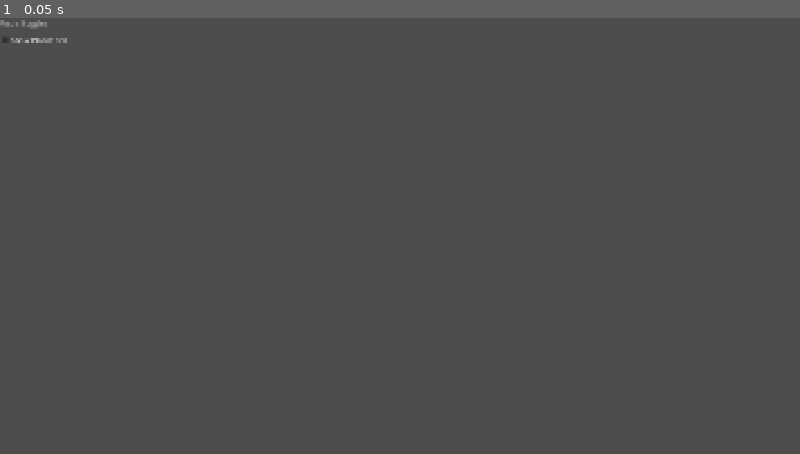
Above: before the commit, frame 1.
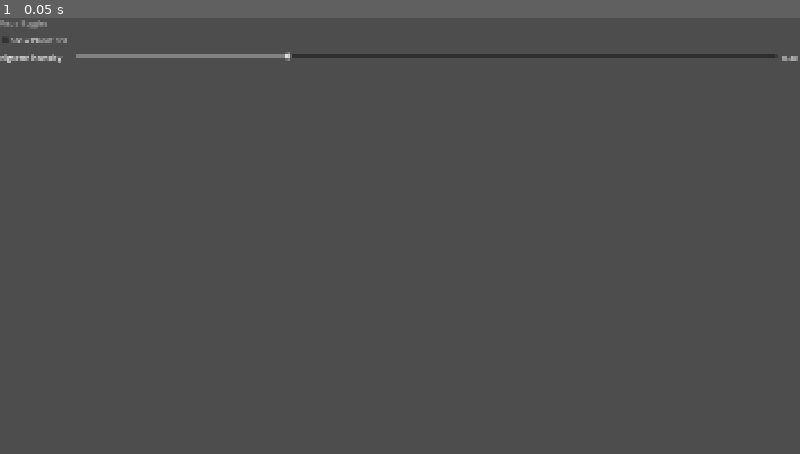
Above: after the commit, the same moment.

Repository: swan-eternal/astrorescue
Game: Godot game, scene res://scenes/visual_tab.tscn
Two runs of this game, one before a commit and one after it. Both use one fixed random seed, a clock stepped at 60 frames per second and the inputs below. This scene is started directly instead of the project's main scene.
Inputs:
- Up to frame 1 (0.05 s): no input

The runs differ from the first frame. In frame 1, 0.9% of the frame differs, in the area x 0-100%, y 7-11%.

Commit message:
feat(visual): post-processing pipeline + vignette
Adds a screen-space post-processing layer (CanvasLayer + full-rect
ColorRect with a ShaderMaterial) that runs every pixel of the
rendered scene through a fragment shader. Currently applies a
vignette effect (darkens corners based on distance from screen
center); future effects (bloom, scanlines, etc.) will live in the
same shader file.

Pipeline (scripts/post_processing_layer.gd + scenes/post_processing_layer.tscn):
- New CanvasLayer at layer 50, instanced into scenes/level.tscn
  and scenes/main_menu.tscn (above gameplay at layer 0, below
  pause menu at layer 100).
- Per-frame poll of VisualSettings, cached + only pushes to the
  shader uniform when the value changes (avoids the cheap-but-
  unnecessary set_shader_parameter call on every frame).
- mouse_filter = 2 (IGNORE) on the ColorRect so the layer does
  not eat clicks meant for gameplay.

Vignette:
- shader: smoothstep-based corner darkening, vignette_intensity
  uniform in [0, 1] driving the strength.
- VisualSettings autoload: DEFAULT_VIGNETTE_INTENSITY = 0.3,
  _vignette_intensity state + get/set accessors, persistence
  (mirrors the show_soi pattern).
- VisualTab: HSlider row with numeric readout, value_changed
  snaps to step (0.01) and pushes to VisualSettings.

Housekeeping:
- Track scripts/physics_constants.gd.uid (every other scripts/
  .gd has its .uid tracked; this one was the gap, generated
  when Godot opened the project after the centralization refactor
  in 604d139).

Verified: Phase 1 (passthrough, no visual change) shipped clean,
Phase 2 (vignette with slider) confirmed working in-editor before
this commit.

Diff:
--- a/scenes/level.tscn
+++ b/scenes/level.tscn
@@ -8,6 +8,7 @@
 [ext_resource type="Script" path="res://scripts/pause_menu.gd" id="6_pause"]
 [ext_resource type="Script" path="res://scripts/soi_indicator.gd" id="7_soi"]
 [ext_resource type="Script" path="res://scripts/home_planet_indicator.gd" id="8_home"]
+[ext_resource type="PackedScene" path="res://scenes/post_processing_layer.tscn" id="9_postproc"]
 
 [node name="level" type="Node2D"]
 
@@ -37,3 +38,5 @@
 
 [node name="PauseMenu" type="CanvasLayer" parent="."]
 script = ExtResource("6_pause")
+
+[node name="PostProcessingLayer" parent="." instance=ExtResource("9_postproc")]
--- a/scenes/main_menu.tscn
+++ b/scenes/main_menu.tscn
@@ -4,6 +4,7 @@
 [ext_resource type="Texture2D" uid="uid://c52sbnxytf3p2" path="res://assets/images/astrorescue-logo.png" id="2_logo"]
 [ext_resource type="Texture2D" uid="uid://c87k8t1kr672j" path="res://assets/images/instructionPage1.png" id="3_page1"]
 [ext_resource type="Script" path="res://scripts/menu_background.gd" id="4_bg"]
+[ext_resource type="PackedScene" path="res://scenes/post_processing_layer.tscn" id="5_postproc"]
 
 [node name="MainMenu" type="Control"]
 layout_mode = 3
@@ -113,6 +114,8 @@
 grow_horizontal = 2
 grow_vertical = 2
 
+[node name="PostProcessingLayer" parent="." instance=ExtResource("5_postproc")]
+
 [node name="VBoxContainer" type="VBoxContainer" parent="HowToPlayPanel"]
 layout_mode = 1
 anchors_preset = 8
--- /dev/null
+++ b/scenes/post_processing_layer.tscn
@@ -0,0 +1,20 @@
+[gd_scene load_steps=4 format=3]
+
+[ext_resource type="Shader" path="res://shaders/post_processing.gdshader" id="1_shader"]
+[ext_resource type="Script" path="res://scripts/post_processing_layer.gd" id="2_script"]
+
+[sub_resource type="ShaderMaterial" id="ShaderMaterial_post"]
+shader = ExtResource("1_shader")
+
+[node name="PostProcessingLayer" type="CanvasLayer"]
+layer = 50
+script = ExtResource("2_script")
+
+[node name="ColorRect" type="ColorRect" parent="."]
+material = SubResource("ShaderMaterial_post")
+anchors_preset = 15
+anchor_right = 1.0
+anchor_bottom = 1.0
+grow_horizontal = 2
+grow_vertical = 2
+mouse_filter = 2
--- /dev/null
+++ b/scripts/post_processing_layer.gd
@@ -0,0 +1,38 @@
+extends CanvasLayer
+##
+## Post-processing layer: applies screen-space shader effects to
+## the rendered scene below. Polls VisualSettings each frame and
+## pushes values to the ShaderMaterial's uniforms (cached: only
+## pushes when the value changes).
+##
+## Per-frame-poll pattern matches scripts/soi_indicator.gd —
+## avoids signal wiring and the value-sync bugs that come with it.
+## If the uniform list grows large (Phase 3+ adds more effects),
+## swap to a signal-based push from VisualSettings to avoid polling
+## N values every frame.
+##
+
+# Cached reference to the ColorRect that holds the ShaderMaterial.
+# Resolved in _ready so $ColorRect is safe to access (the scene
+# tree must be fully built before any child lookups).
+@onready var _color_rect: ColorRect = $ColorRect
+
+# Cache the last value pushed to the shader uniform. Avoids the
+# (cheap-but-unnecessary) set_shader_parameter call when the
+# persisted value hasn't changed since last frame. Sentinel value
+# -1.0 guarantees the first frame always pushes (real values are
+# in [0.0, 1.0]).
+var _last_vignette_intensity: float = -1.0
+
+
+func _process(_delta: float) -> void:
+	if not _color_rect.material is ShaderMaterial:
+		# Defensive: if the ShaderMaterial is ever removed from the
+		# ColorRect (e.g., during editor fiddling), there's no work
+		# to do. The shader IS the point of this node.
+		return
+	var mat: ShaderMaterial = _color_rect.material
+	var vignette_intensity: float = VisualSettings.get_vignette_intensity()
+	if vignette_intensity != _last_vignette_intensity:
+		mat.set_shader_parameter("vignette_intensity", vignette_intensity)
+		_last_vignette_intensity = vignette_intensity
--- a/scripts/visual_settings.gd
+++ b/scripts/visual_settings.gd
@@ -29,10 +29,18 @@
 # via Settings → Visual when they want it.
 const DEFAULT_SHOW_SOI: bool = false
 
+# Default for `vignette_intensity` — how much the post-processing
+# shader darkens the screen corners. 0 = no effect (passthrough),
+# 1 = strong vignette (corners near black). 0.3 = subtle: visible
+# without being in-your-face. Driven by the VisualTab slider in
+# Settings → Visual, which persists the value via set_vignette_intensity.
+const DEFAULT_VIGNETTE_INTENSITY: float = 0.3
+
 
 # Internal state. Adding a new visual toggle = add a field here + a
 # `get_*` / `set_*` accessor pair below.
 var _show_soi: bool = DEFAULT_SHOW_SOI
+var _vignette_intensity: float = DEFAULT_VIGNETTE_INTENSITY
 
 
 ## Load persisted settings (if any). Missing file = defaults.
@@ -55,6 +63,24 @@
 	_save_to_disk()
 
 
+## Public API: get the current `vignette_intensity` value.
+## Read by scripts/post_processing_layer.gd (which pushes it into
+## the shader uniform each frame the value changes) and by
+## scripts/visual_tab.gd (which renders the slider position).
+func get_vignette_intensity() -> float:
+	return _vignette_intensity
+
+
+## Public API: set `vignette_intensity`, persist immediately. Clamped
+## to [0.0, 1.0] defensively — out-of-range values from a buggy
+## caller could produce ugly shader artifacts. Same per-frame-poll
+## consumption pattern as `show_soi` — the shader script reads this
+## next frame, no signal wiring needed.
+func set_vignette_intensity(value: float) -> void:
+	_vignette_intensity = clampf(value, 0.0, 1.0)
+	_save_to_disk()
+
+
 # --- internals ---
 
 
@@ -68,11 +94,14 @@
 		return
 	if cfg.has_section_key(SECTION, "show_soi"):
 		_show_soi = bool(cfg.get_value(SECTION, "show_soi", DEFAULT_SHOW_SOI))
+	if cfg.has_section_key(SECTION, "vignette_intensity"):
+		_vignette_intensity = float(cfg.get_value(SECTION, "vignette_intensity", DEFAULT_VIGNETTE_INTENSITY))
 
 
 func _save_to_disk() -> void:
 	var cfg := ConfigFile.new()
 	cfg.set_value(SECTION, "show_soi", _show_soi)
+	cfg.set_value(SECTION, "vignette_intensity", _vignette_intensity)
 	var err := cfg.save(SETTINGS_PATH)
 	if err != OK:
 		push_warning("VisualSettings: could not save %s (err %d)." % [SETTINGS_PATH, err])
--- a/scripts/visual_tab.gd
+++ b/scripts/visual_tab.gd
@@ -12,6 +12,8 @@
 # Per-toggle UI handles, populated in _build_ui; read/written by the
 # toggle callback.
 var _show_soi: CheckBox
+var _vignette_slider: HSlider
+var _vignette_value_label: Label
 
 
 func _ready() -> void:
@@ -39,6 +41,35 @@
 	_show_soi.toggled.connect(_on_show_soi_toggled)
 	vbox.add_child(_show_soi)
 
+	# Vignette intensity row: label + HSlider + numeric readout in
+	# an HBoxContainer so the readout sits to the right of the slider.
+	# The HBoxContainer is added to the vbox so the rows stack vertically
+	# with the SOI checkbox above and the slider below.
+	var vignette_row := HBoxContainer.new()
+	vignette_row.add_theme_constant_override("separation", 12)
+	vbox.add_child(vignette_row)
+
+	var vignette_label := Label.new()
+	vignette_label.text = "Vignette intensity"
+	vignette_label.custom_minimum_size = Vector2(160, 0)
+	vignette_row.add_child(vignette_label)
+
+	_vignette_slider = HSlider.new()
+	_vignette_slider.min_value = 0.0
+	_vignette_slider.max_value = 1.0
+	# 0.01 step = 100 discrete positions across the range. Fine enough
+	# for visual tuning, coarse enough that the saved config file
+	# stays clean (no float-drift values).
+	_vignette_slider.step = 0.01
+	_vignette_slider.size_flags_horizontal = Control.SIZE_EXPAND_FILL
+	_vignette_slider.value_changed.connect(_on_vignette_changed)
+	vignette_row.add_child(_vignette_slider)
+
+	_vignette_value_label = Label.new()
+	_vignette_value_label.custom_minimum_size = Vector2(40, 0)
+	_vignette_value_label.text = "0.30"
+	vignette_row.add_child(_vignette_value_label)
+
 
 ## Read VisualSettings state and reflect it in the UI. Called once in
 ## _ready so the panel shows the persisted value (from
@@ -51,6 +82,14 @@
 	_show_soi.button_pressed = VisualSettings.is_show_soi()
 	_show_soi.set_block_signals(false)
 
+	# Same pattern for the vignette slider — programmatic value set
+	# without firing value_changed.
+	var vignette_value: float = VisualSettings.get_vignette_intensity()
+	_vignette_slider.set_block_signals(true)
+	_vignette_slider.value = vignette_value
+	_vignette_slider.set_block_signals(false)
+	_update_vignette_label(vignette_value)
+
 
 ## Show SOI checkbox toggled: push state to VisualSettings. The actual
 ## SOI indicator reads `VisualSettings.is_show_soi()` each frame so the
@@ -58,3 +97,23 @@
 ## needed here.
 func _on_show_soi_toggled(pressed: bool) -> void:
 	VisualSettings.set_show_soi(pressed)
+
+
+## Vignette slider changed: push state to VisualSettings. Fires
+## continuously while the user drags, so the disk write happens on
+## every frame the slider moves — same pattern as the SOI checkbox
+## (no debounce). For V1 that's fine; if it ever shows up in
+## profiling, throttle via a Timer.
+func _on_vignette_changed(value: float) -> void:
+	# Snap to slider step to keep the saved config file clean (no
+	# floating-point drift from sub-step values).
+	var snapped: float = snappedf(value, _vignette_slider.step)
+	VisualSettings.set_vignette_intensity(snapped)
+	_update_vignette_label(snapped)
+
+
+## Format and write the slider's current value into the readout
+## label. Centralized so the initial _refresh_from_state and the
+## slider's value_changed handler go through the same display path.
+func _update_vignette_label(value: float) -> void:
+	_vignette_value_label.text = "%.2f" % value
--- /dev/null
+++ b/shaders/post_processing.gdshader
@@ -0,0 +1,50 @@
+// Post-processing shader for Astro Rescue.
+//
+// Runs on every screen pixel AFTER the scene is rendered, applying
+// visual effects (vignette, bloom, etc.) before the final image is
+// shown. Each effect lives in this single shader — keeps things
+// simple and avoids multi-pass complexity for V1.
+//
+// Effects:
+//   - Vignette (Phase 2): darkens screen corners, focuses eye to
+//     center. Tunable via VisualSettings.get_vignette_intensity().
+//   - Bloom (Phase 3): adds glow around bright objects — sun
+//     strongly, planets weakly ("planetshine"). Not yet
+//     implemented; see Astro-Rescue.md TODO entry.
+
+shader_type canvas_item;
+render_mode unshaded;
+
+// hint_screen_texture tells Godot to inject the rendered scene as a
+// texture the shader can sample from. Without this hint, the shader
+// only sees the ColorRect's own pixels (empty/transparent).
+//
+// repeat_disable: prevents the texture from tiling if sampled outside
+// the screen bounds (defensive — shouldn't happen with SCREEN_UV).
+// filter_linear: smooth sampling instead of pixelated nearest-neighbor.
+uniform sampler2D screen_texture : hint_screen_texture, repeat_disable, filter_linear;
+
+// Vignette strength. 0 = no vignette (passthrough), 1 = strong
+// vignette (corners near black). Default 0.3 = subtle.
+//
+// Driven by VisualSettings.get_vignette_intensity() via the script
+// at scripts/post_processing_layer.gd, which polls each frame and
+// pushes the value into the ShaderMaterial's uniform. The user
+// controls it via the Vignette intensity slider in Settings → Visual.
+uniform float vignette_intensity : hint_range(0.0, 1.0) = 0.3;
+
+void fragment() {
+	vec4 color = texture(screen_texture, SCREEN_UV);
+
+	// Vignette: darken the corners, focus the eye to the center.
+	// SCREEN_UV is in [0, 1] across the screen. Distance from center
+	// in UV space — corners are at ~0.707 (sqrt(0.5² + 0.5²)).
+	// smoothstep(0.2, 0.7, dist) ramps from 0 at dist 0.2 to ~1 at
+	// the corners, so the vignette smoothly fades in toward edges.
+	vec2 centered_uv = SCREEN_UV - vec2(0.5);
+	float dist = length(centered_uv);
+	float vignette_mask = smoothstep(0.2, 0.7, dist);
+	color.rgb *= 1.0 - vignette_mask * vignette_intensity;
+
+	COLOR = color;
+}
Not shown, added: scripts/physics_constants.gd.uid
